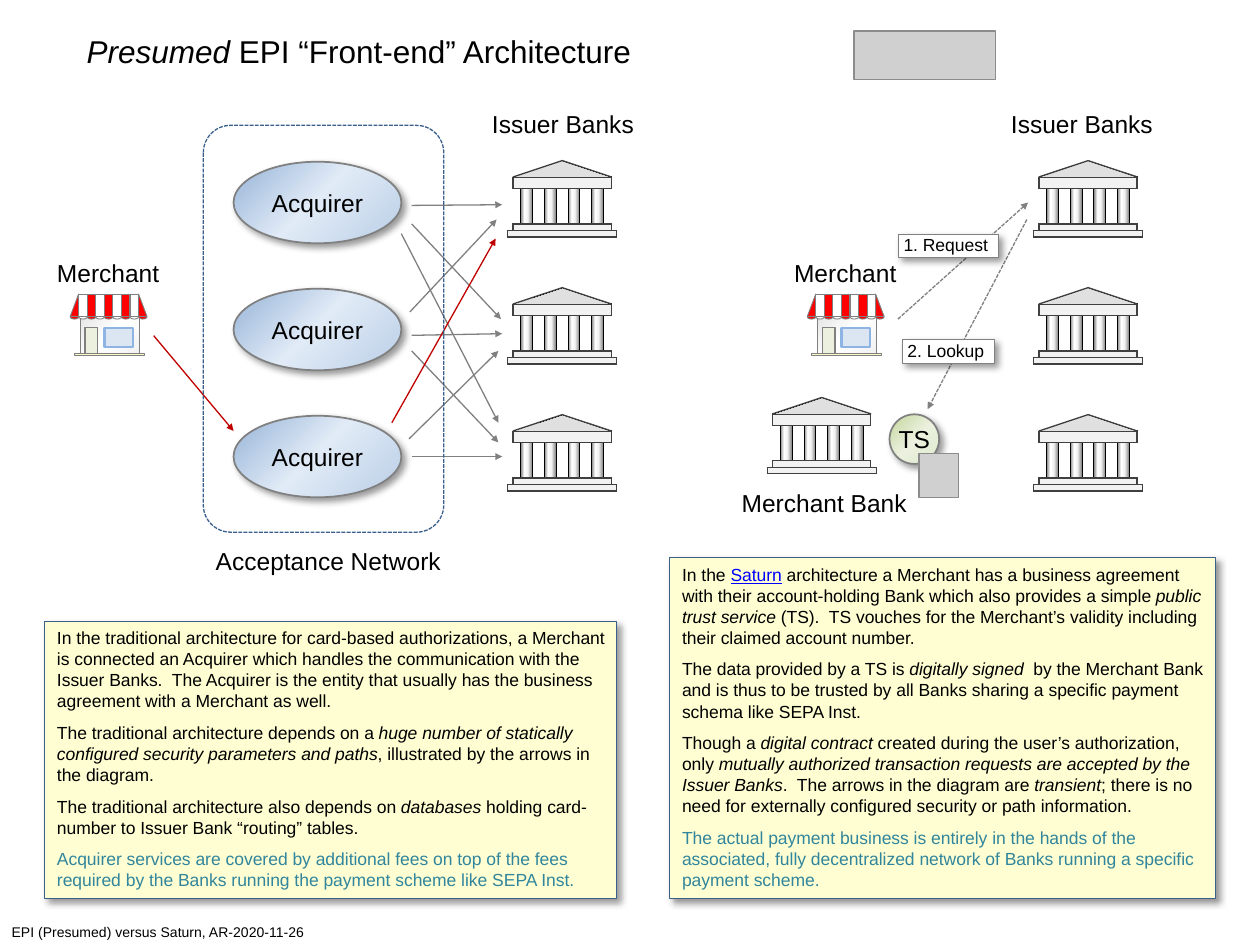
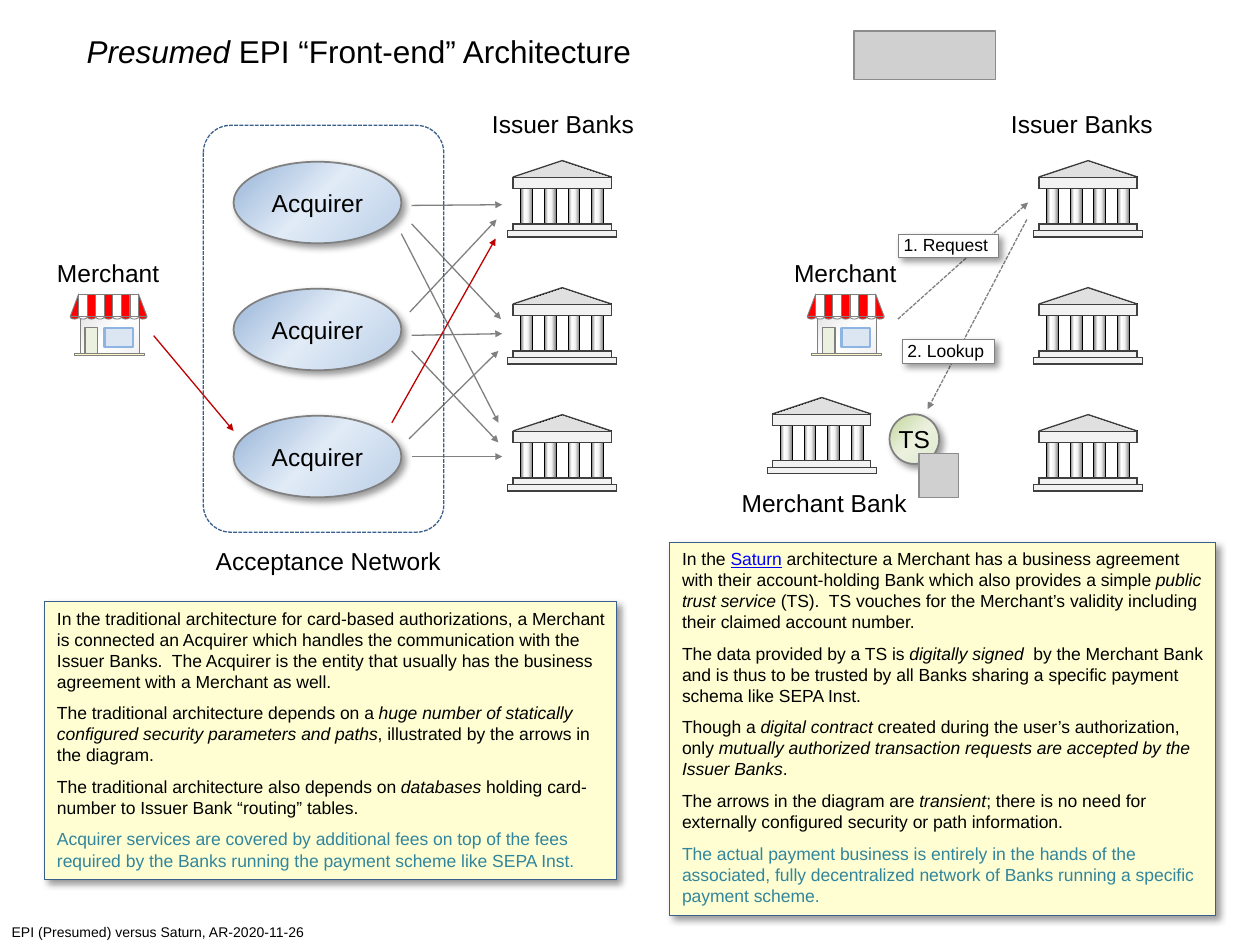
Before and after one commit to cyberphone/doc, a slide deck: slide 1 of saturn/epi(presumed)-vs-saturn.pptx. Drawn at 1260x945 pixels with LibreOffice and Linux fonts; fonts in the diff are those of the drawing; grey boxes stand for pictures. Boxes give left, top, right and bottom in pixels: in the first picture for what was removed or moved away, otherwise in the second. Text is boxed around its words. In the diff, an @@ line names an element or a change of style, - is before the commit and + after.

```diff
--- a/saturn/epi(presumed)-vs-saturn.pptx
+++ b/saturn/epi(presumed)-vs-saturn.pptx
@@ rectangle "In the Saturn architecture a ...": place and size @@
-rectangle "In the Saturn architecture a ..." at <box>669,558,1215,900</box>
+rectangle "In the Saturn architecture a ..." at <box>669,542,1215,915</box>
@@ rectangle "In the traditional architecture for ...": place and size @@
-rectangle "In the traditional architecture for ..." at <box>44,621,616,898</box>
+rectangle "In the traditional architecture for ..." at <box>44,601,616,878</box>
@@ text in rectangle at <box>682,720,1190,832</box>: text changed @@
-Though a digital contract created during the user’s authorization, only mutually authorized transaction requests are accepted by the Issuer Banks. The arrows in the diagram are transient; there is no need for externally configured security or path information.
+Though a digital contract created during the user’s authorization, only mutually authorized transaction requests are accepted by the Issuer Banks.
+The arrows in the diagram are transient; there is no need for externally configured security or path information.
```
Also in this commit, not shown: 1 other file.
